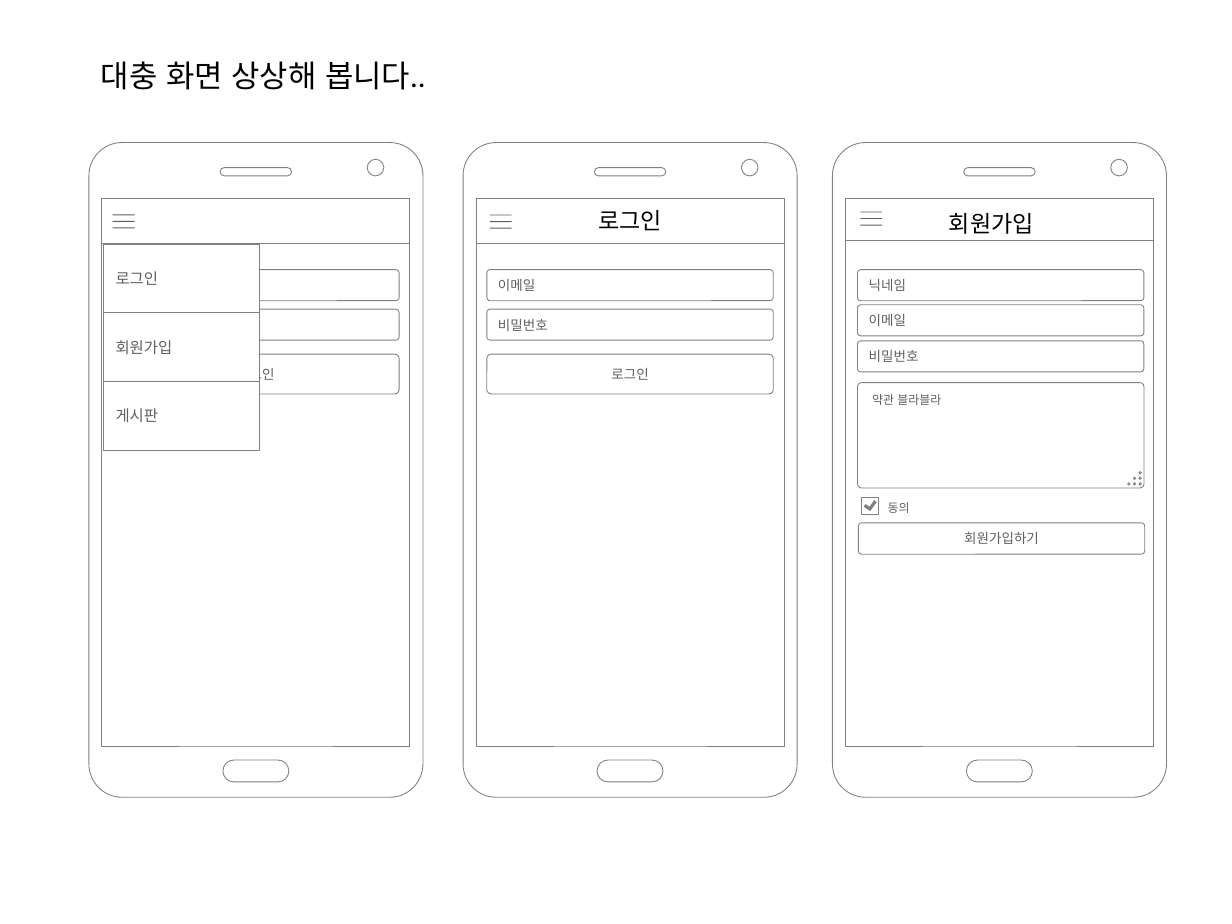
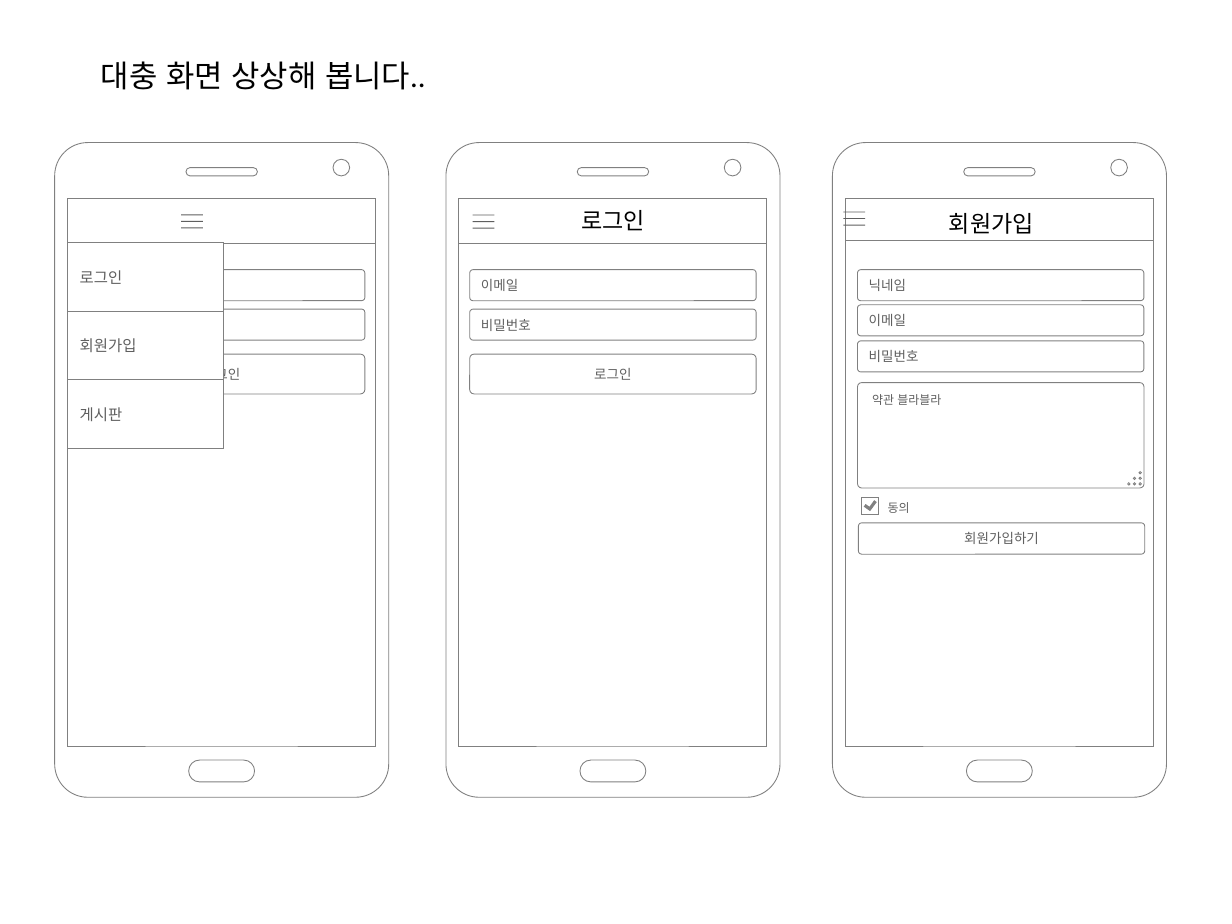
Before and after one commit to yysstory/mozzi, a slide deck: slide 4 of DOCS/1.pptx (slide 2 before the commit). Drawn at 1232x924 pixels with LibreOffice and Linux fonts; fonts in the diff are those of the drawing. Boxes give left, top, right and bottom in pixels: in the first picture for what was removed or moved away, otherwise in the second. Text is boxed around its words. In the diff, an @@ line names an element or a change of style, - is before the commit and + after.

```diff
--- a/DOCS/1.pptx
+++ b/DOCS/1.pptx
@@ 3 rounded rectangles, 1 text, 1 freeform shape, 1 ellipse: place and size @@
-3 rounded rectangles, 1 text, 1 freeform shape, 1 ellipse at box(487, 159, 774, 782)
+3 rounded rectangles, 1 text, 1 freeform shape, 1 ellipse at box(469, 159, 756, 782)
@@ freeform shape: place and size @@
-freeform shape at box(112, 214, 134, 228)
+freeform shape at box(181, 214, 203, 228)
@@ 4 freeform shapes, 1 rectangle, 1 line: place and size @@
-4 freeform shapes, 1 rectangle, 1 line at box(463, 143, 882, 797)
+4 freeform shapes, 1 rectangle, 1 line at box(446, 143, 866, 797)
@@ 3 rounded rectangles, 3 rectangles, 3 freeform shapes, 1 ellipse, 1 line: place and size @@
-3 rounded rectangles, 3 rectangles, 3 freeform shapes, 1 ellipse, 1 line at box(89, 143, 423, 797)
+3 rounded rectangles, 3 rectangles, 3 freeform shapes, 1 ellipse, 1 line at box(54, 143, 388, 797)
@@ rectangle "게시판": place and size @@
-rectangle "게시판" at box(103, 382, 260, 451)
+rectangle "게시판" at box(68, 379, 224, 448)
```
Also in this commit, not shown: 2 other slides changed, 2 slides added.
